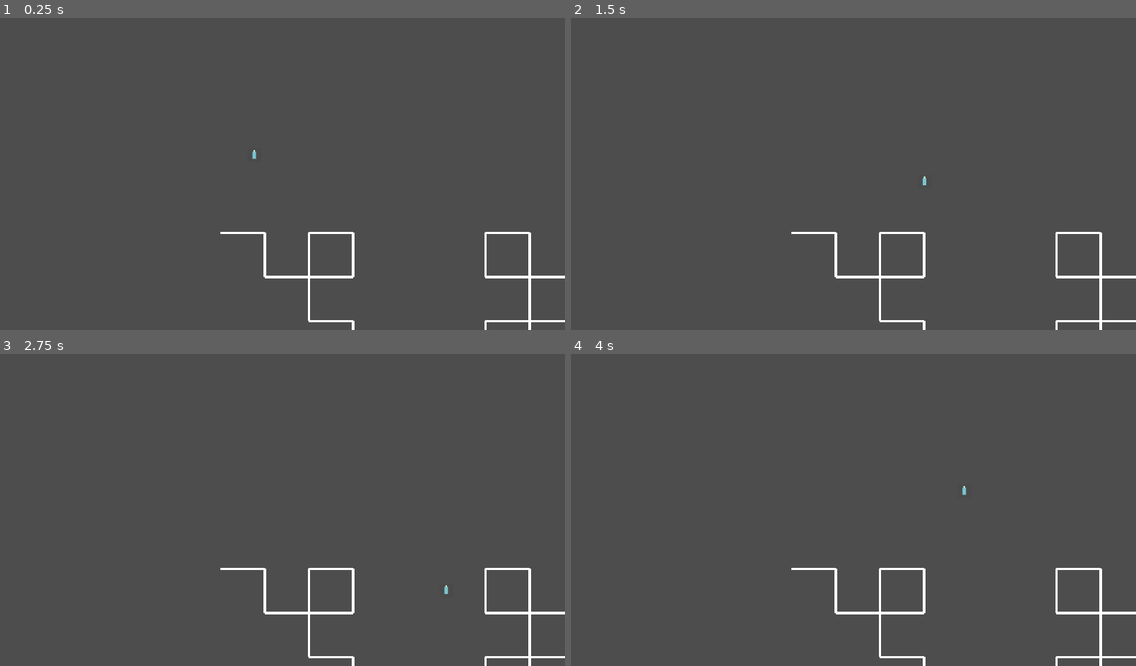
Above: before the commit, frames 1-4 (two rows, left to right).
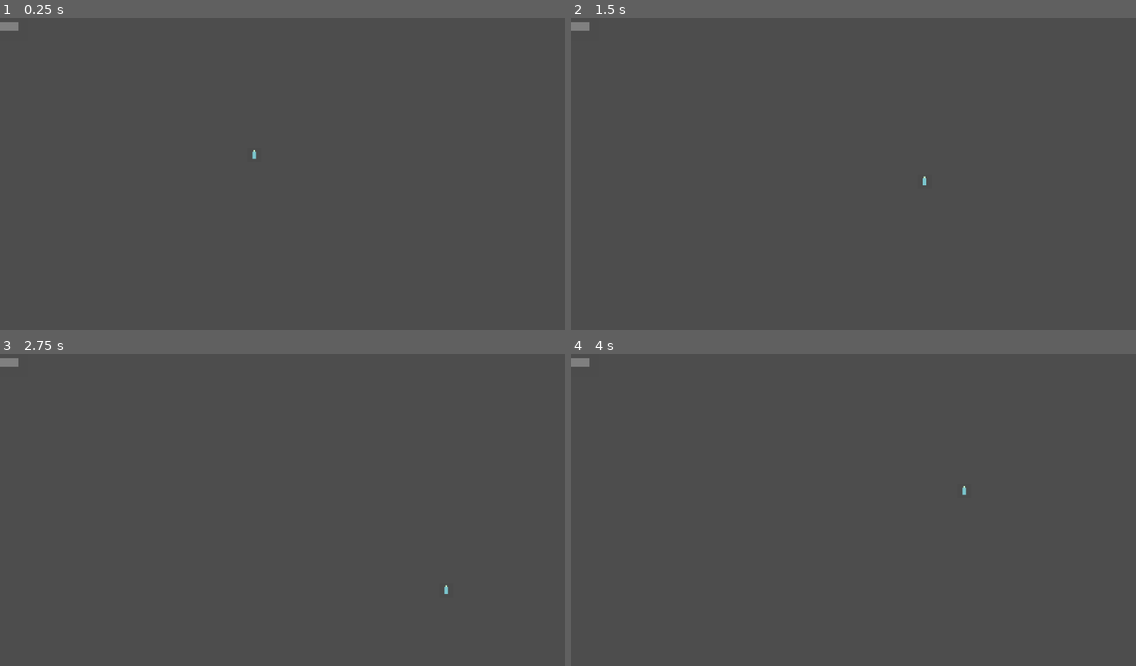
Above: after the commit, the same moments.

Repository: powerpeej/Project-Neon-Colony
Game: Godot game, scene res://scenes/main.tscn
Same seed, same stepped clock (60 frames per second), same inputs: the game is played once before the commit and once after it. The project has no main scene, so this scene is started directly.
Inputs:
- Up to frame 1 (0.25 s): no input
- Up to frame 2 (1.5 s): tap Enter at 0.5 s; hold Right (ui_right) 0.53-1.28 s; tap Space at 1.25 s; hold Down (ui_down) from 1.28 s (still down)
- Up to frame 3 (2.75 s): tap Enter at 2 s; release Down (ui_down) at 2.03 s; hold Right (ui_right) from 2.03 s (still down)
- Up to frame 4 (4 s): tap Space at 2.75 s; release Right (ui_right) at 2.78 s; hold Up (ui_up) 2.78-3.53 s; hold Left (ui_left) from 3.53 s (still down)

The runs differ from the first frame. In frame 1, 1.1% of the frame differs, in the area x 0-100%, y 1-100%; in frame 2, 1.1%; in frame 3, 1.1%; in frame 4, 1.1%.

Commit message:
Refactor the procedural road generation system.
This change overhauls the existing L-System-based road generation to create a more robust and visually appealing system that uses the game's tile assets.

Key changes include:
- Enhanced the `LSystem` class to support weighted, stochastic rules, allowing for more organic and varied outputs.
- Introduced a `RoadNetwork` class to manage a grid-based data representation of the road system, separating data from generation logic.
- Completely refactored the `RoadGenerator` to use more suitable L-System rules for road-like patterns. It now populates the `RoadNetwork` data structure instead of drawing primitive lines.
- Implemented tile selection logic in `RoadGenerator` that analyzes road segment neighbors to select and rotate the correct tile (straight, corner, T-junction, cross) from the art assets, instantiating them as `Sprite2D` nodes.

Diff:
--- a/src/procgen/lsystem.gd
+++ b/src/procgen/lsystem.gd
@@ -4,10 +4,12 @@
 
 var rules: Dictionary = {}
 var axiom: String = ""
+var rng = RandomNumberGenerator.new()
 
 func _init(axiom: String, rules: Dictionary):
 	self.axiom = axiom
 	self.rules = rules
+	rng.randomize()
 
 func generate(iterations: int) -> String:
 	var current_string: String = axiom
@@ -15,8 +17,29 @@
 		var next_string: String = ""
 		for char in current_string:
 			if rules.has(char):
-				next_string += rules[char]
+				next_string += get_successor(char)
 			else:
 				next_string += char
 		current_string = next_string
 	return current_string
+
+func get_successor(predecessor: String) -> String:
+	var possible_successors = rules[predecessor]
+
+	if typeof(possible_successors) == TYPE_STRING:
+		return possible_successors
+
+	var total_weight: float = 0.0
+	for rule in possible_successors:
+		total_weight += rule["weight"]
+
+	var random_value: float = rng.randf_range(0.0, total_weight)
+	var cumulative_weight: float = 0.0
+
+	for rule in possible_successors:
+		cumulative_weight += rule["weight"]
+		if random_value <= cumulative_weight:
+			return rule["successor"]
+
+	# Fallback in case of rounding errors or empty rules
+	return ""
--- a/src/procgen/road_generator.gd
+++ b/src/procgen/road_generator.gd
@@ -2,33 +2,142 @@
 class_name RoadGenerator
 extends Node2D
 
+@export var iterations: int = 3
+@export var tile_size: int = 64
+@export var axiom: String = "X"
+@export var rules: Dictionary = {
+	"X": [
+		{"successor": "F[+X]F[-X]+X", "weight": 0.7},
+		{"successor": "F[-X]F[+X]-X", "weight": 0.3}
+	],
+	"F": [
+		{"successor": "FF", "weight": 0.8},
+		{"successor": "F", "weight": 0.2}
+	]
+}
+
 var lsystem: LSystem
-var start_pos: Vector2 = Vector2(500, 500)
-var length: float = 100.0
-var delta_angle: float = 90.0
+var road_network: RoadNetwork
 
 func _ready():
-	var rules = {"F": "F+F-F-F+F"}
-	lsystem = LSystem.new("F", rules)
-	var lsystem_string = lsystem.generate(3)
-	draw_turtle(lsystem_string)
+	generate_and_draw()
 
-func draw_turtle(lsystem_string: String):
-	var current_pos = start_pos
-	var current_angle = 0.0
+func generate_and_draw():
+	# 1. Setup
+	lsystem = LSystem.new(axiom, rules)
+	road_network = RoadNetwork.new(tile_size)
+
+	# 2. Generate L-System String
+	var lsystem_string = lsystem.generate(iterations)
+
+	# 3. Populate Road Network
+	populate_road_network(lsystem_string)
+
+	# 4. Instantiate Tiles
+	draw_tiles()
+
+func draw_tiles():
+	# Preload road textures
+	var road_tiles = {
+		"end_up": load("res://art/tiles/roads/road_end.svg"),
+		"end_down": load("res://art/tiles/roads/road_end.svg"),
+		"end_left": load("res://art/tiles/roads/road_end.svg"),
+		"end_right": load("res://art/tiles/roads/road_end.svg"),
+		"straight_v": load("res://art/tiles/roads/road_straight.svg"),
+		"straight_h": load("res://art/tiles/roads/road_straight.svg"),
+		"corner_tl": load("res://art/tiles/roads/road_corner.svg"),
+		"corner_tr": load("res://art/tiles/roads/road_corner.svg"),
+		"corner_bl": load("res://art/tiles/roads/road_corner.svg"),
+		"corner_br": load("res://art/tiles/roads/road_corner.svg"),
+		"t_up": load("res://art/tiles/roads/road_t_junction.svg"),
+		"t_down": load("res://art/tiles/roads/road_t_junction.svg"),
+		"t_left": load("res://art/tiles/roads/road_t_junction.svg"),
+		"t_right": load("res://art/tiles/roads/road_t_junction.svg"),
+		"cross": load("res://art/tiles/roads/road_cross.svg")
+	}
+
+	for pos in road_network.grid.keys():
+		var up = road_network.get_road(pos + Vector2i.UP) != null
+		var down = road_network.get_road(pos + Vector2i.DOWN) != null
+		var left = road_network.get_road(pos + Vector2i.LEFT) != null
+		var right = road_network.get_road(pos + Vector2i.RIGHT) != null
+
+		var tile_key = get_tile_key(up, down, left, right)
+		if tile_key:
+			var sprite = Sprite2D.new()
+			sprite.texture = road_tiles[tile_key]
+			sprite.position = road_network.grid_to_world(pos) + Vector2(tile_size / 2, tile_size / 2)
+
+			# Apply rotations for different tile variations
+			match tile_key:
+				"end_up": sprite.rotation_degrees = -90
+				"end_down": sprite.rotation_degrees = 90
+				"end_left": sprite.rotation_degrees = 180
+				"straight_v": sprite.rotation_degrees = 90
+				"corner_tr": sprite.rotation_degrees = 90
+				"corner_br": sprite.rotation_degrees = 180
+				"corner_bl": sprite.rotation_degrees = -90
+				"t_up": sprite.rotation_degrees = -90
+				"t_left": sprite.rotation_degrees = 180
+				"t_down": sprite.rotation_degrees = 90
+
+			add_child(sprite)
+
+func get_tile_key(up: bool, down: bool, left: bool, right: bool) -> String:
+	var neighbor_count = int(up) + int(down) + int(left) + int(right)
+
+	match neighbor_count:
+		1: # End caps
+			if up: return "end_down"
+			if down: return "end_up"
+			if left: return "end_right"
+			if right: return "end_left"
+		2: # Straights or corners
+			if up and down: return "straight_v"
+			if left and right: return "straight_h"
+			if down and right: return "corner_tl"
+			if down and left: return "corner_tr"
+			if up and right: return "corner_bl"
+			if up and left: return "corner_br"
+		3: # T-junctions
+			if !up: return "t_down"
+			if !down: return "t_up"
+			if !left: return "t_right"
+			if !right: return "t_left"
+		4: # Cross-section
+			return "cross"
+
+	return "" # No tile for isolated road segment
+
+func populate_road_network(lsystem_string: String):
+	var current_pos := Vector2.ZERO
+	var current_angle: float = -90.0 # Start facing up
+	var delta_angle: float = 22.5
+	var step_length: float = tile_size
+
 	var pos_stack = []
 	var angle_stack = []
+
+	var current_grid_pos = road_network.world_to_grid(current_pos)
+	road_network.add_road(current_grid_pos)
 
 	for char in lsystem_string:
 		match char:
 			"F":
-				var new_pos = current_pos + Vector2(length, 0).rotated(deg_to_rad(current_angle))
-				var line = Line2D.new()
-				line.add_point(current_pos)
-				line.add_point(new_pos)
-				line.width = 5
-				add_child(line)
+				var direction_vector = Vector2.RIGHT.rotated(deg_to_rad(current_angle))
+				var new_pos = current_pos + direction_vector * step_length
+
+				# Add road segments along the path
+				var start_grid_pos = road_network.world_to_grid(current_pos)
+				var end_grid_pos = road_network.world_to_grid(new_pos)
+
+				# A simple line drawing algorithm for the grid
+				var line_points = bresenham_line(start_grid_pos, end_grid_pos)
+				for point in line_points:
+					road_network.add_road(point)
+
 				current_pos = new_pos
+
 			"+":
 				current_angle += delta_angle
 			"-":
@@ -37,5 +146,34 @@
 				pos_stack.push_back(current_pos)
 				angle_stack.push_back(current_angle)
 			"]":
-				current_pos = pos_stack.pop_back()
-				current_angle = angle_stack.pop_back()
+				if pos_stack.size() > 0:
+					current_pos = pos_stack.pop_back()
+					current_angle = angle_stack.pop_back()
+
+# Bresenham's line algorithm to get all grid cells between two points
+func bresenham_line(start: Vector2i, end: Vector2i) -> Array[Vector2i]:
+	var points: Array[Vector2i] = []
+	var x0 = start.x
+	var y0 = start.y
+	var x1 = end.x
+	var y1 = end.y
+
+	var dx = abs(x1 - x0)
+	var dy = -abs(y1 - y0)
+	var sx = 1 if x0 < x1 else -1
+	var sy = 1 if y0 < y1 else -1
+	var err = dx + dy
+
+	while true:
+		points.append(Vector2i(x0, y0))
+		if x0 == x1 and y0 == y1:
+			break
+		var e2 = 2 * err
+		if e2 >= dy:
+			err += dy
+			x0 += sx
+		if e2 <= dx:
+			err += dx
+			y0 += sy
+
+	return points
--- /dev/null
+++ b/src/procgen/road_network.gd
@@ -0,0 +1,49 @@
+# src/procgen/road_network.gd
+class_name RoadNetwork
+extends RefCounted
+
+# Using a Dictionary to store the grid for sparse data representation.
+# Key: Vector2i (coordinates), Value: RoadSegment
+var grid: Dictionary = {}
+var tile_size: int = 64 # Default tile size, can be configured
+
+# A simple inner class to represent a road segment
+class RoadSegment:
+	var position: Vector2i
+
+	func _init(pos: Vector2i):
+		self.position = pos
+
+func _init(tile_size: int = 64):
+	self.tile_size = tile_size
+
+func add_road(pos: Vector2i):
+	if !grid.has(pos):
+		grid[pos] = RoadSegment.new(pos)
+
+func get_road(pos: Vector2i):
+	return grid.get(pos, null)
+
+func world_to_grid(world_pos: Vector2) -> Vector2i:
+	return Vector2i(
+		int(snapped(world_pos.x / tile_size, 1)),
+		int(snapped(world_pos.y / tile_size, 1))
+	)
+
+func grid_to_world(grid_pos: Vector2i) -> Vector2:
+	return Vector2(grid_pos.x * tile_size, grid_pos.y * tile_size)
+
+func get_neighbors(pos: Vector2i) -> Array[RoadSegment]:
+	var neighbors: Array[RoadSegment] = []
+	var directions = [
+		Vector2i.UP,
+		Vector2i.DOWN,
+		Vector2i.LEFT,
+		Vector2i.RIGHT
+	]
+	for dir in directions:
+		var neighbor_pos = pos + dir
+		var neighbor_road = get_road(neighbor_pos)
+		if neighbor_road:
+			neighbors.append(neighbor_road)
+	return neighbors
